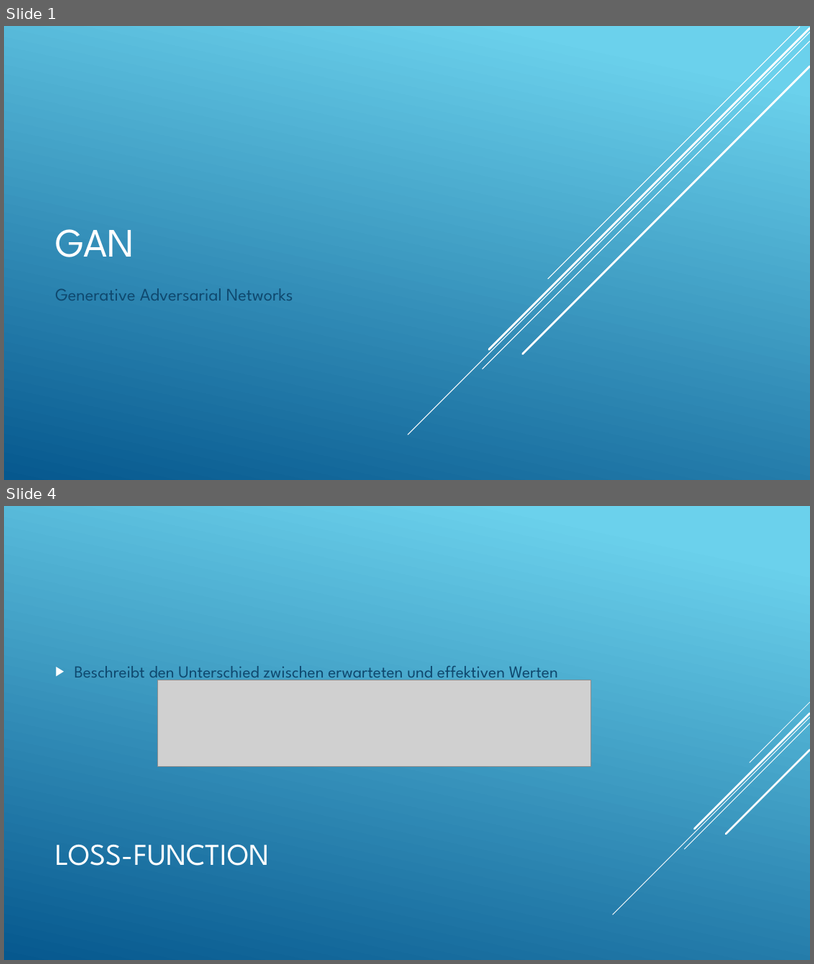
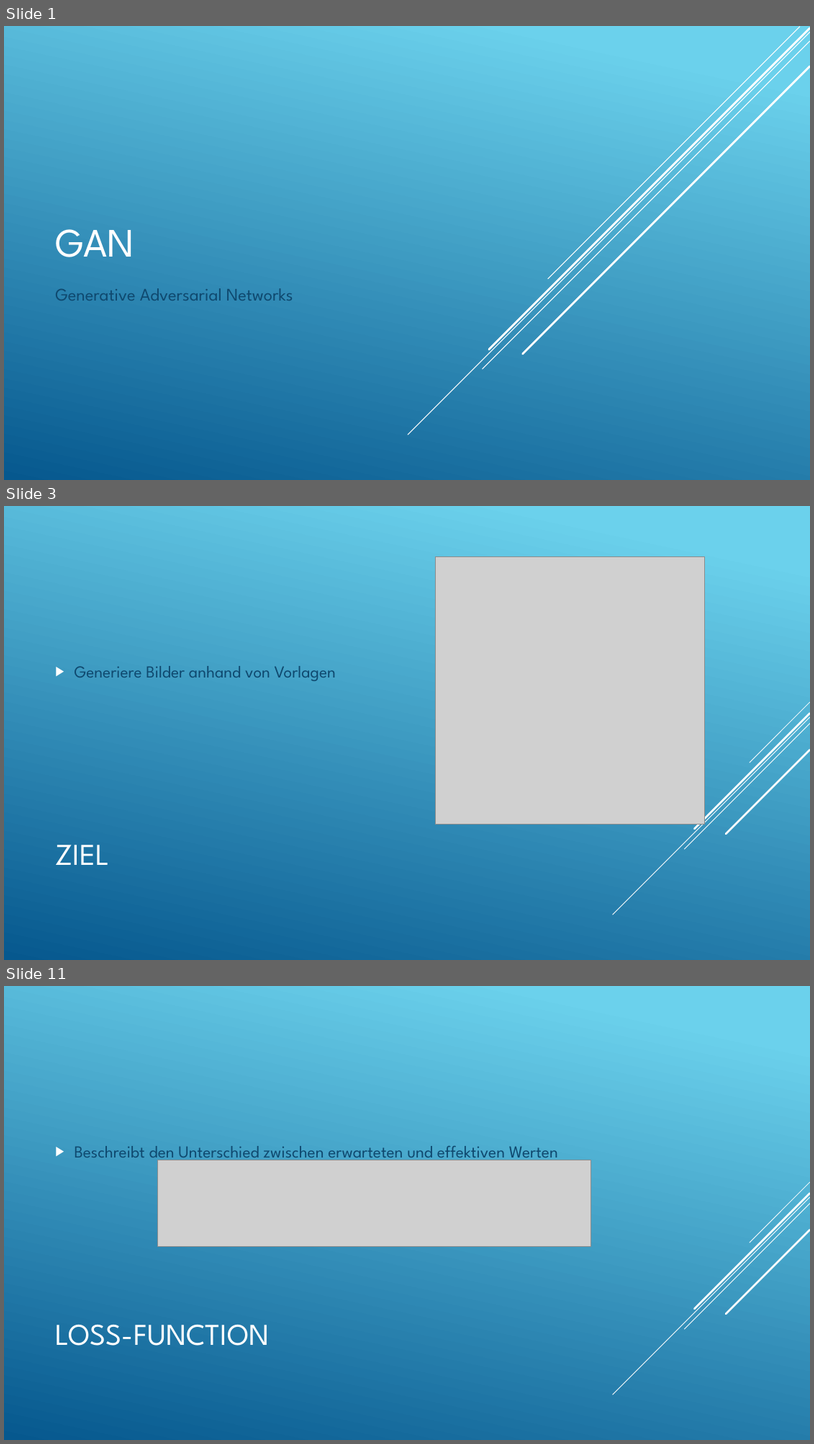
Before and after one commit to LucaRitz/informatik_seminar_gan, a slide deck: GAN.pptx. Shown one above the other, each under a label of ours: slides 1 and 4 before the commit, slides 1, 3 and 11 after it; the slides between them are not shown. The pictures are 814x964 and 814x1444 pixels, drawn with LibreOffice and Linux fonts; fonts in the diff are those of the drawing; grey boxes stand for pictures. Boxes give left, top, right and bottom in pixels: in the first picture for what was removed or moved away, otherwise in the second. Text is boxed around its words. In the diff, an @@ line names an element or a change of style, - is before the commit and + after.

```diff
--- a/GAN.pptx
+++ b/GAN.pptx
@@ slide 3 added at <box>4,506,810,960</box>, background gradient #6ED2EB to #06588E; not listed: 5 template elements that a slide beside it also shows @@
@@ picture added at <box>435,556,705,824</box> @@
@@ text added at <box>75,666,336,681</box>, 20 pt, text #0F496F @@
+▶ Generiere Bilder anhand von Vorlagen
@@ title added at <box>55,844,109,865</box>, 36 pt, text #FFFFFF @@
+ZIEL
@@ what was slide 4 is now slide 11 @@
```
Also in this commit, not shown: 2 slides changed, 7 other slides added, 2 other files.
